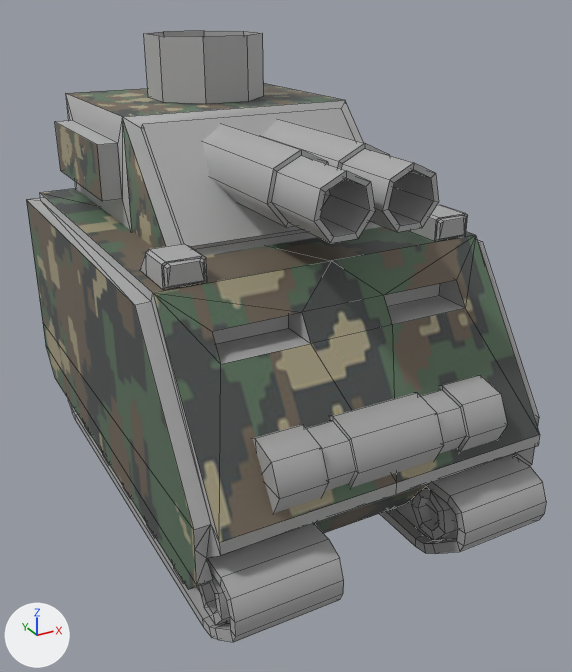
A saved change to the FBX model Assets/Source/Art/Models/Tanks/Tank(6Level).fbx.
Camera for both pictures: a 50 mm camera at (-2.28, -4.52, 3.19) aimed at (0.12, -0.16, 1.01). The lights are fixed; the arrows at lower left show +X, +Y and +Z. Mesh edges are drawn as thin lines. Where no turn or scale is listed for an object, it has been applied to the vertices. Vertices at the same position are counted once.

In view in the first picture: 'Tank', 'TankTurret'.
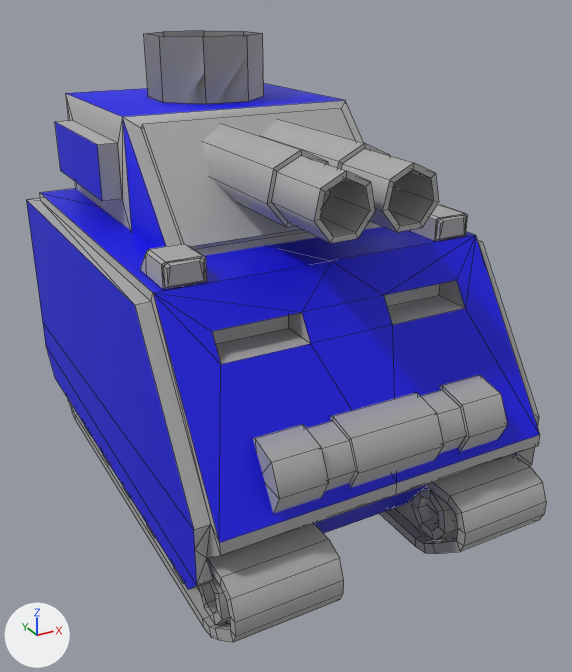
Where the newer file only moved an object's origin or applied its transform, the numbers keep the older frame.

The change in detail:
In material 'Main' (mat_main), texture is no longer img_2_jpg.
In material 'Main' (mat_main), base_color is now set to (0.000903, 0.0, 0.801), blue #0300e7.
me_mesh_021 is used by ob_tankturret; location (0.0, 0.39, 2.175).
me_mesh_021 had 146 vertices, 140 faces and spanned x -0.92..0.92, y -1.73..1.3, z -0.57..0.74.
me_mesh_021 now has 162 vertices, 148 faces and spans x -0.92..0.92, y -1.73..1.3, z -0.57..0.74.
me_mesh_021 part 1: a new loose piece of 16 vertices spanning x -0.36..0.4, y 0.06..0.81, z 0.32..0.74, in mat_additional_mat (light grey #cacaca).
me_mesh_021 no longer uses material mat_additional_mat_001 (light grey #cacaca).

Pixel boxes (x1, y1, x2, y2) of what changed, in the pictures (572 x 672 px):
'Tank', surface changed (grey to blue)
    both: (26, 189, 540, 592)
'TankTurret', surface changed, reshaped
    both: (55, 30, 439, 256)
part 1 of me_mesh_021, added
    after: (144, 30, 264, 104)
